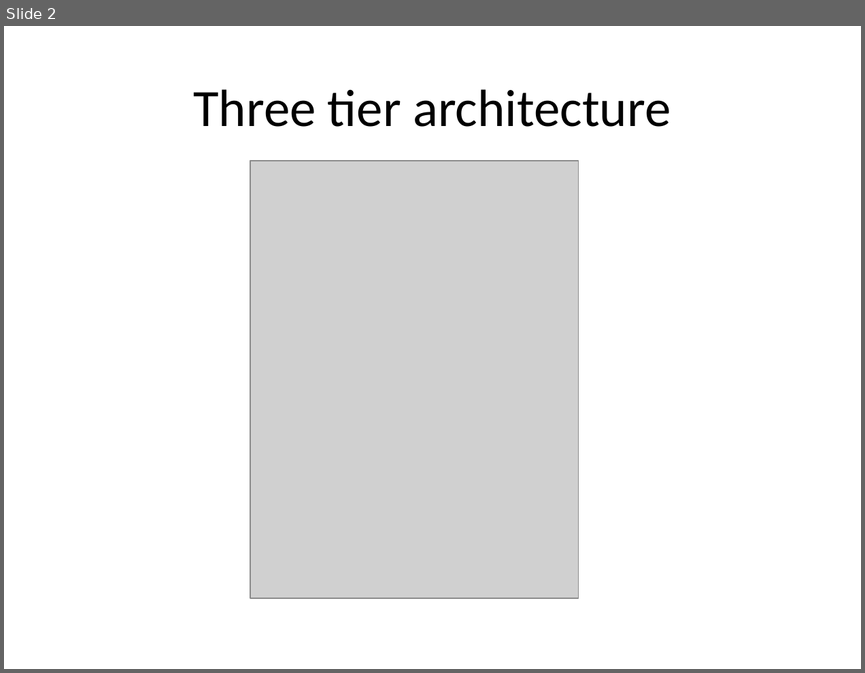
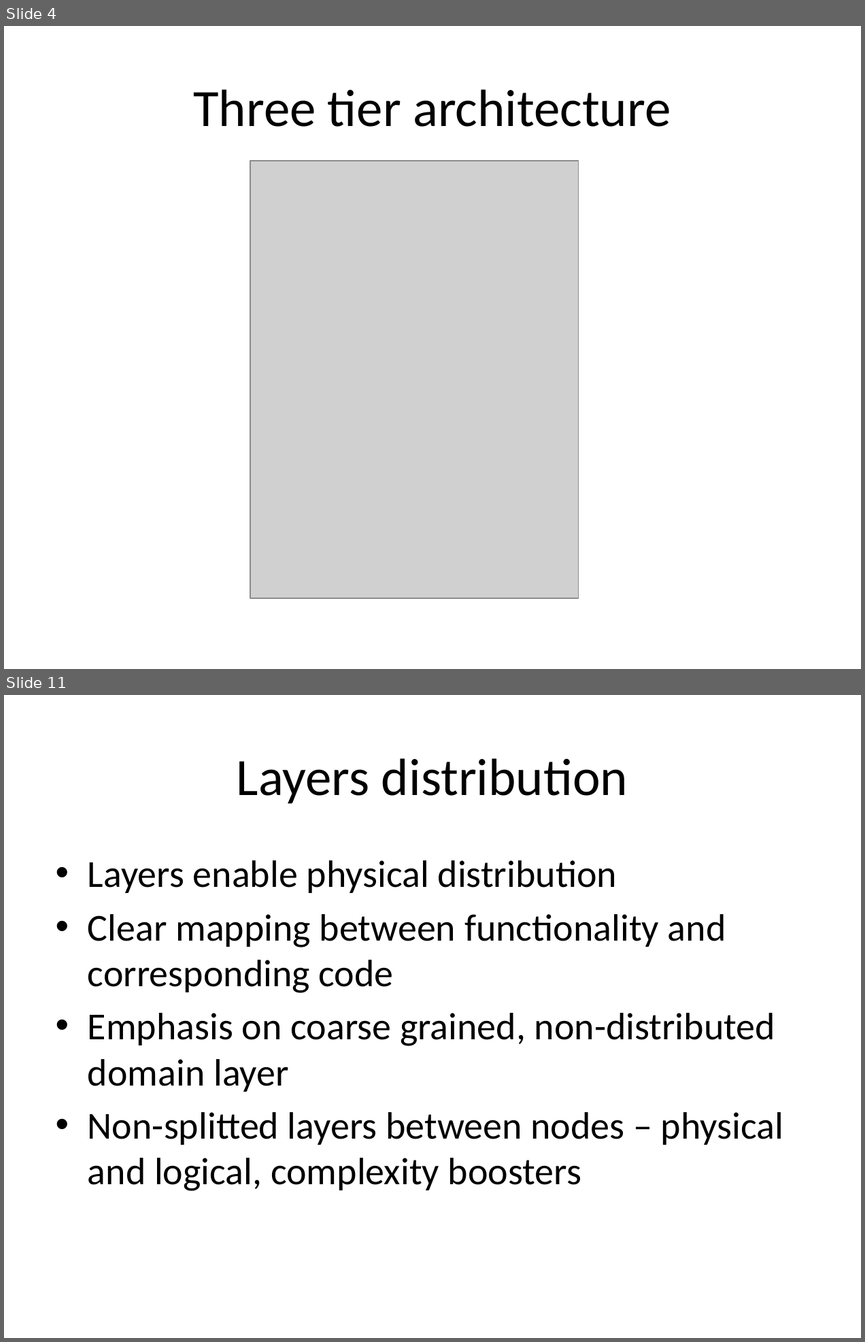
Before and after one commit to piotrcierpich/IntroToArchitecture, a slide deck: IntroToArchitecture.pptx. Shown one above the other, each under a label of ours: slide 2 before the commit, slides 4 and 11 after it; the slides between them are not shown. The pictures are 865x673 and 865x1342 pixels, drawn with LibreOffice and Linux fonts; fonts in the diff are those of the drawing; grey boxes stand for pictures. Boxes give left, top, right and bottom in pixels: in the first picture for what was removed or moved away, otherwise in the second. Text is boxed around its words. In the diff, an @@ line names an element or a change of style, - is before the commit and + after.

Commit message:
added layers and intro slides and text

```diff
--- a/IntroToArchitecture.pptx
+++ b/IntroToArchitecture.pptx
@@ slide 11 added at (x1=4, y1=695, x2=861, y2=1338), background #FFFFFF @@
@@ title added at (x1=237, y1=758, x2=628, y2=804), 44 pt, text #000000 @@
+Layers distribution
@@ text added at (x1=88, y1=860, x2=783, y2=1191), 32 pt, text #000000 @@
+• Layers enable physical distribution
+• Clear mapping between functionality and corresponding code
+• Emphasis on coarse grained, non-distributed domain layer
+• Non-splitted layers between nodes – physical and logical, complexity boosters
@@ what was slide 2 is now slide 4 @@
```
Also in this commit, not shown: 1 slide changed, 8 other slides added, 1 slide removed, 1 other file.
